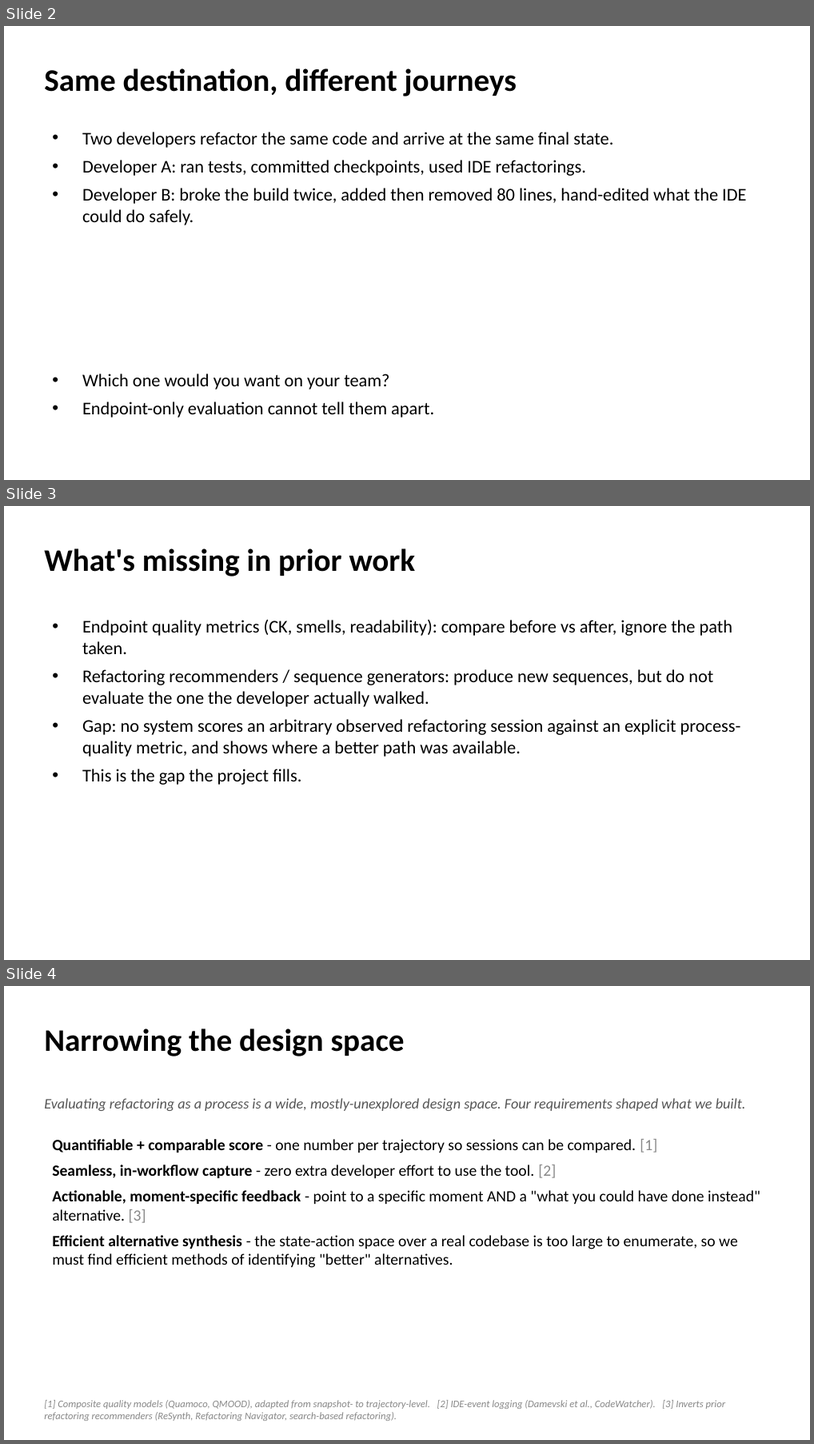
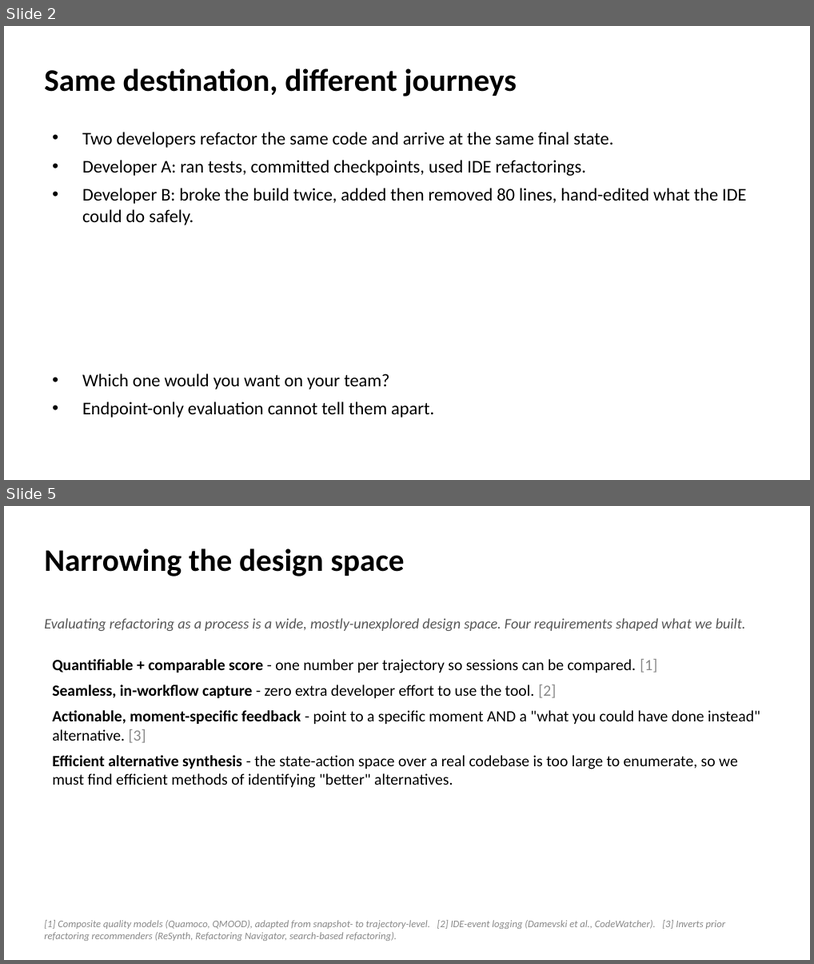
Before and after one commit to EthanHosier/fyp, a slide deck: presentation/slides.pptx. Shown one above the other, each under a label of ours: slides 2, 3 and 4 before the commit, slides 2 and 5 after it; the slides between them are not shown. The pictures are 814x1444 and 814x964 pixels, drawn with LibreOffice and Linux fonts; fonts in the diff are those of the drawing. Boxes give left, top, right and bottom in pixels: in the first picture for what was removed or moved away, otherwise in the second. Text is boxed around its words. In the diff, an @@ line names an element or a change of style, - is before the commit and + after.

```diff
--- a/presentation/slides.pptx
+++ b/presentation/slides.pptx
@@ slide 3 removed at [4,506,810,960], background #FFFFFF @@
@@ text removed at [44,548,416,576] @@
-What's missing in prior work
@@ text removed at [82,620,742,784] @@
-• Endpoint quality metrics (CK, smells, readability): compare before vs after, ignore the path taken.
-• Refactoring recommenders / sequence generators: produce new sequences, but do not evaluate the one the developer actually walked.
-• Gap: no system scores an arbitrary observed refactoring session against an explicit process-quality metric, and shows where a better path was available.
-• This is the gap the project fills.
@@ what was slide 4 is now slide 5 @@
```
Also in this commit, not shown: 4 slides changed, 2 slides added, 5 other files.
